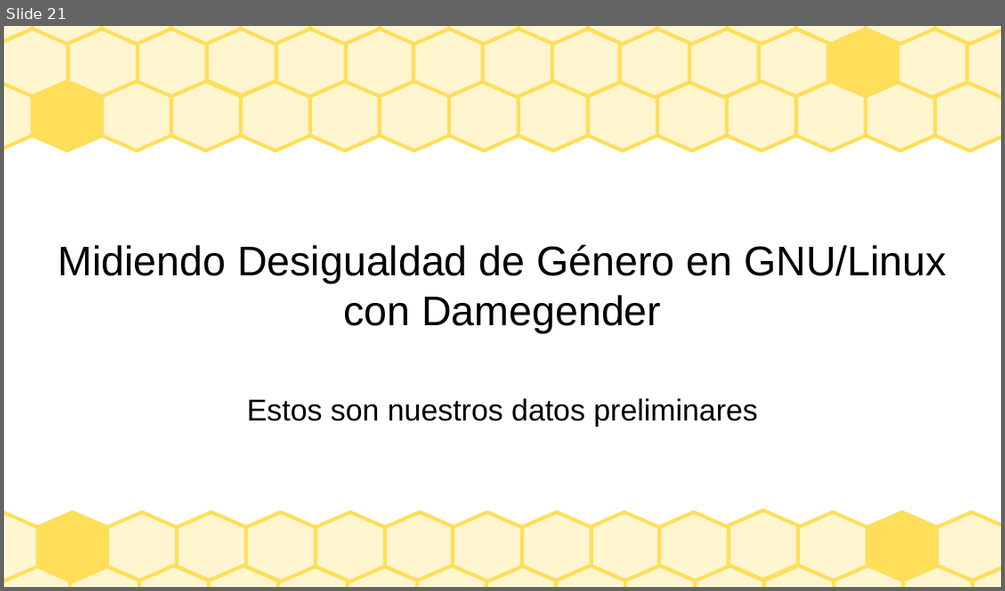
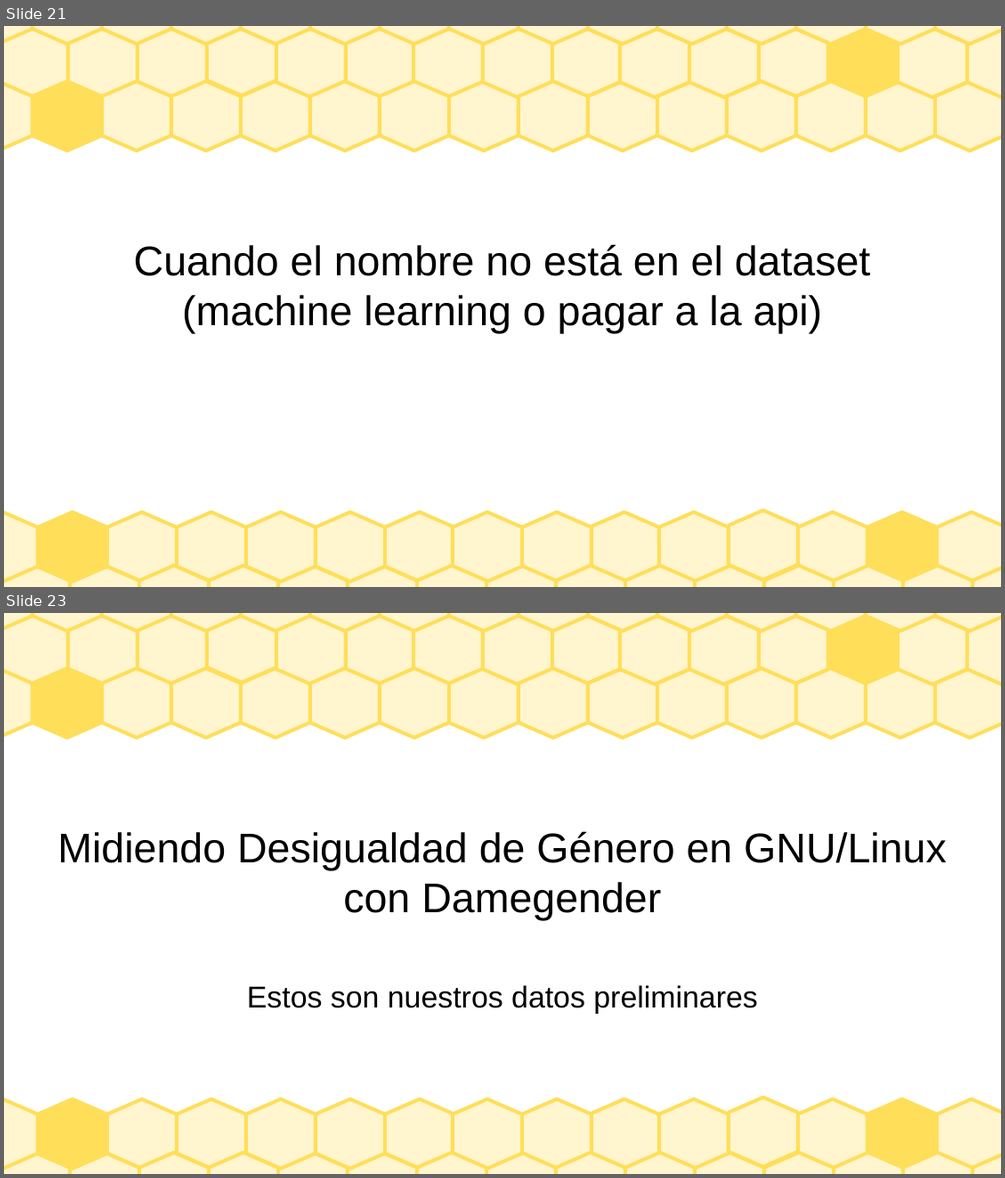
Before and after one commit to davidam/damegender, a slide deck: slides/brechagnulinux.odp. Shown one above the other, each under a label of ours: slide 21 before the commit, slides 21 and 23 after it; the slides between them are not shown. The pictures are 1005x591 and 1005x1178 pixels, drawn with LibreOffice and Linux fonts; fonts in the diff are those of the drawing. Boxes give left, top, right and bottom in pixels: in the first picture for what was removed or moved away, otherwise in the second. Text is boxed around its words. In the diff, an @@ line names an element or a change of style, - is before the commit and + after.

```diff
--- a/slides/brechagnulinux.odp
+++ b/slides/brechagnulinux.odp
@@ slide 21 added at (x1=4, y1=26, x2=1001, y2=587), background #FFFFFF; not listed: 75 template elements that a slide beside it also shows @@
@@ title added at (x1=134, y1=244, x2=871, y2=333), 33 pt, text #000000 @@
+Cuando el nombre no está en el dataset
+(machine learning o pagar a la api)
@@ what was slide 21 is now slide 23 @@
```
Also in this commit, not shown: 1 slide changed, 1 other slide added, 1 other file.
